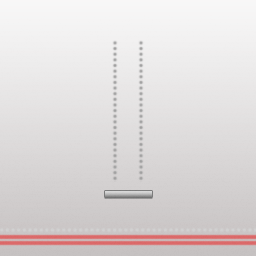
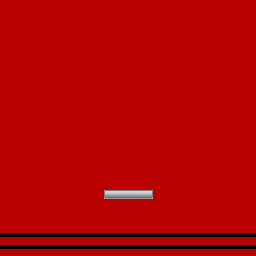
Layers edited between the first and the second (256, 256) image:
moved "Layer 2" above "Layer 3", painted on it over [0, 226, 256, 249]
removed layer "Gradient Fill 1" over [0, 0, 256, 256]
moved "Layer 3" above "Layer 0", painted on it over [104, 40, 153, 190]
renamed "Layer 4" to "Layer 0", hid it, moved it above "Layer 1", painted on it over [0, 0, 256, 256]
removed layer "Layer 3 copy" over [112, 40, 118, 182]
"Layer 1": blend soft light → normal, painted on it over [0, 0, 256, 256]
